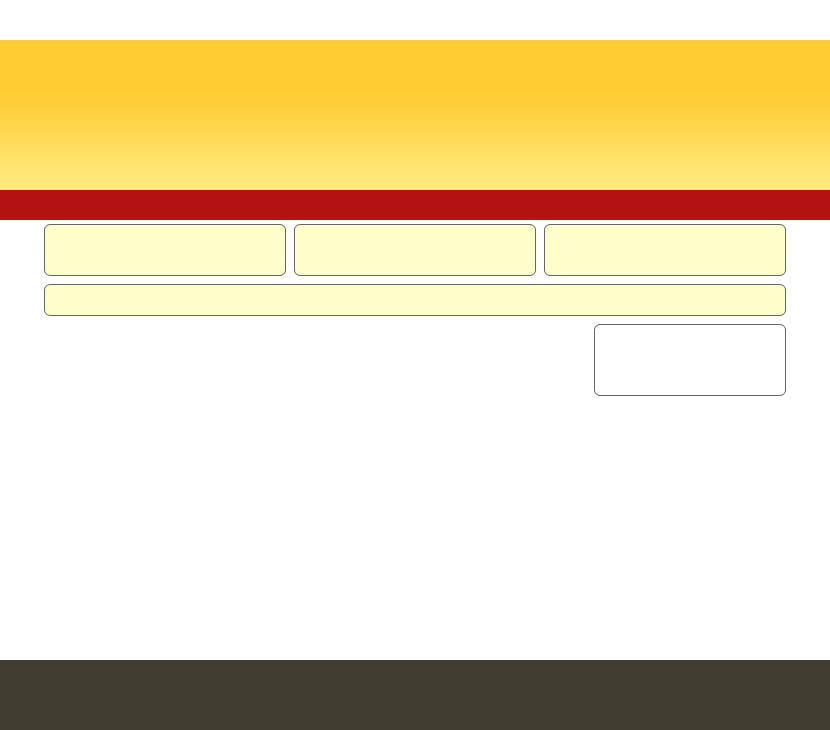
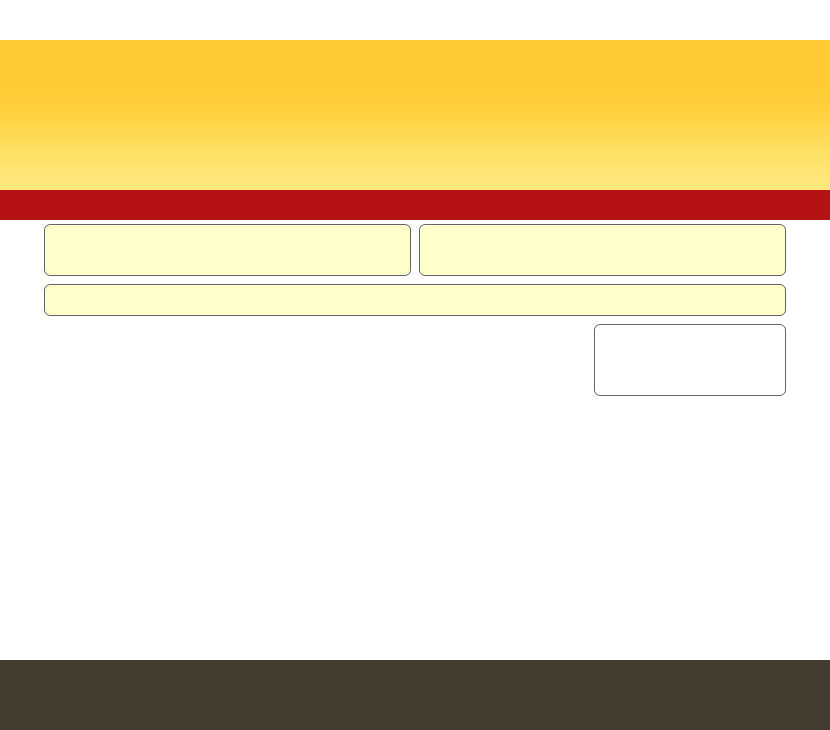
Revision of a layered (830, 730) image; what changed, layer by layer:
painted on "header / footer widgets" over [280, 225, 550, 275]
